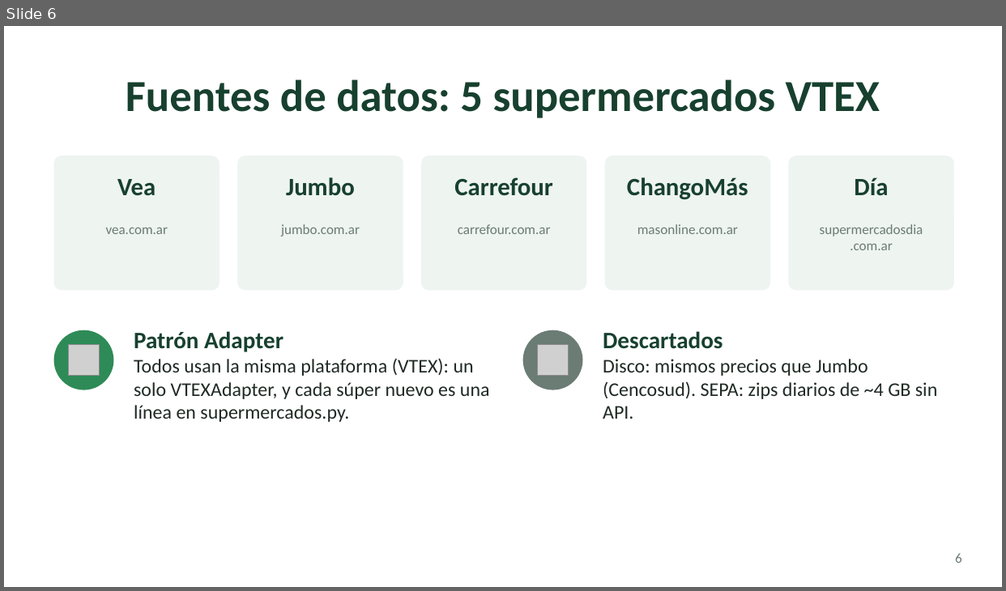
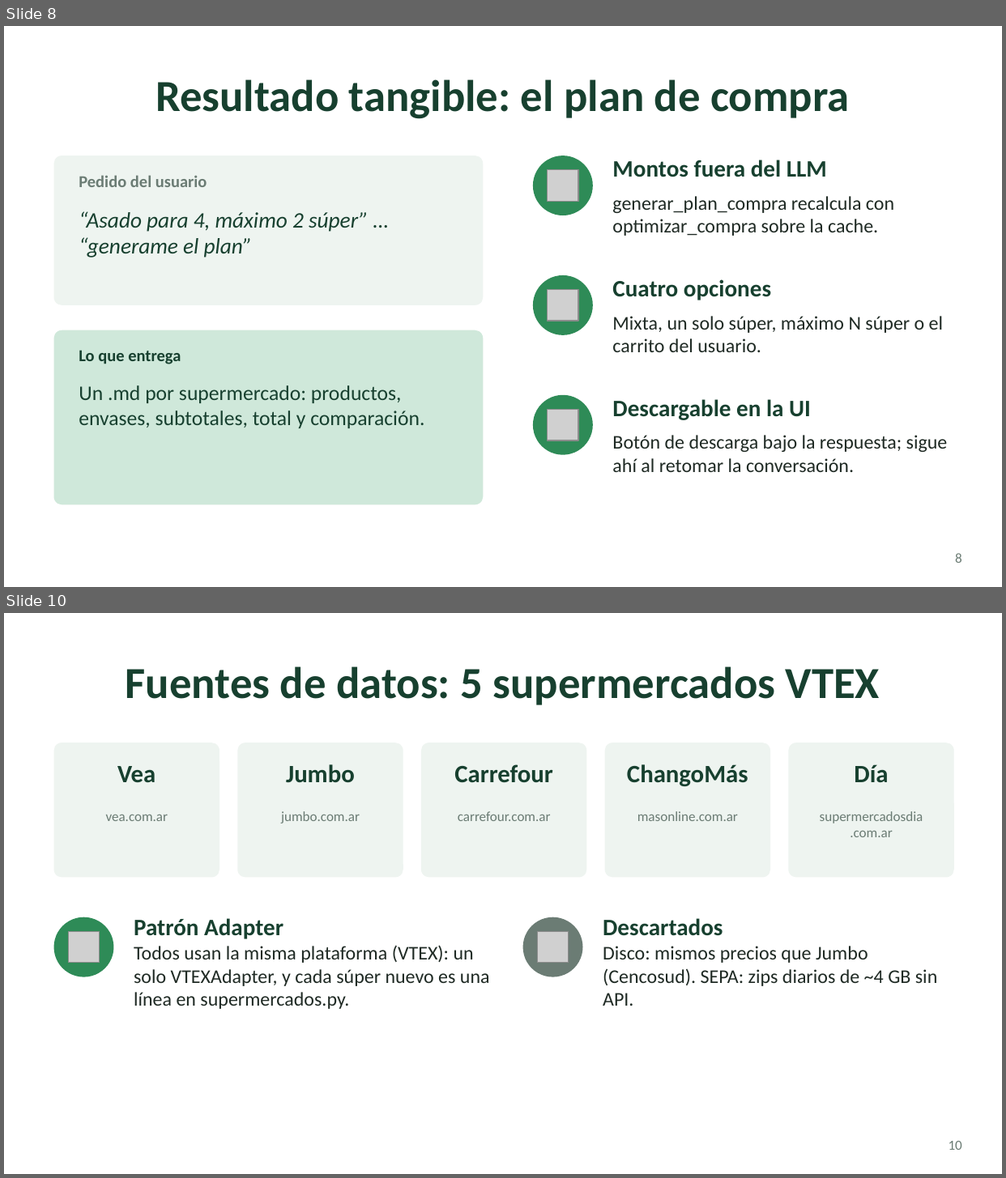
Before and after one commit to cuellojoaquinn/agente-de-supermercado, a slide deck: presentacion/super-agente.pptx. Shown one above the other, each under a label of ours: slide 6 before the commit, slides 8 and 10 after it; the slides between them are not shown. The pictures are 1006x591 and 1006x1178 pixels, drawn with LibreOffice and Linux fonts; fonts in the diff are those of the drawing; grey boxes stand for pictures. Boxes give left, top, right and bottom in pixels: in the first picture for what was removed or moved away, otherwise in the second. Text is boxed around its words. In the diff, an @@ line names an element or a change of style, - is before the commit and + after.

```diff
--- a/presentacion/super-agente.pptx
+++ b/presentacion/super-agente.pptx
@@ slide 8 added at [4,26,1002,587], background #FFFFFF @@
@@ title added at [155,79,849,119], 32 pt, text #17402F, bold @@
+Resultado tangible: el plan de compra
@@ rounded rectangle added at [54,156,483,305], fill #EEF4F0 @@
@@ ellipse added at [533,156,593,216], fill #2E8B57 @@
@@ picture added at [547,169,577,201] @@
@@ text added at [612,160,827,177], 17 pt, text #17402F, bold @@
+Montos fuera del LLM
@@ text added at [79,175,207,187], 12 pt, text #6B7C74, bold @@
+Pedido del usuario
@@ text added at [79,211,368,258], 16 pt, text #17402F, italic @@
+“Asado para 4, máximo 2 súper” … “generame el plan”
@@ text added at [612,196,894,236], 14 pt, text #1F2A24 @@
+generar_plan_compra recalcula con optimizar_compra sobre la cache.
@@ ellipse added at [533,275,593,335], fill #2E8B57 @@
@@ picture added at [547,289,577,320] @@
@@ text added at [612,280,771,301], 17 pt, text #17402F, bold @@
+Cuatro opciones
@@ text added at [612,316,943,352], 14 pt, text #1F2A24 @@
+Mixta, un solo súper, máximo N súper o el carrito del usuario.
@@ rounded rectangle added at [54,331,483,505], fill #CFE8DA @@
@@ text added at [79,350,181,365], 12 pt, text #17402F, bold @@
+Lo que entrega
@@ text added at [79,386,424,429], 15 pt, text #17402F @@
+Un .md por supermercado: productos, envases, subtotales, total y comparación.
@@ ellipse added at [533,395,593,455], fill #2E8B57 @@
@@ picture added at [547,409,577,440] @@
@@ text added at [612,399,811,420], 17 pt, text #17402F, bold @@
+Descargable en la UI
@@ text added at [612,435,948,472], 14 pt, text #1F2A24 @@
+Botón de descarga bajo la respuesta; sigue ahí al retomar la conversación.
@@ page number added at [955,553,962,563], 10 pt, text #6B7C74 @@
+8
@@ what was slide 6 is now slide 10 @@
@@ page number at [948,1141,962,1150]: text changed @@
-6
+10
```
Also in this commit, not shown: 9 slides changed, 3 other slides added, 1 other file.
